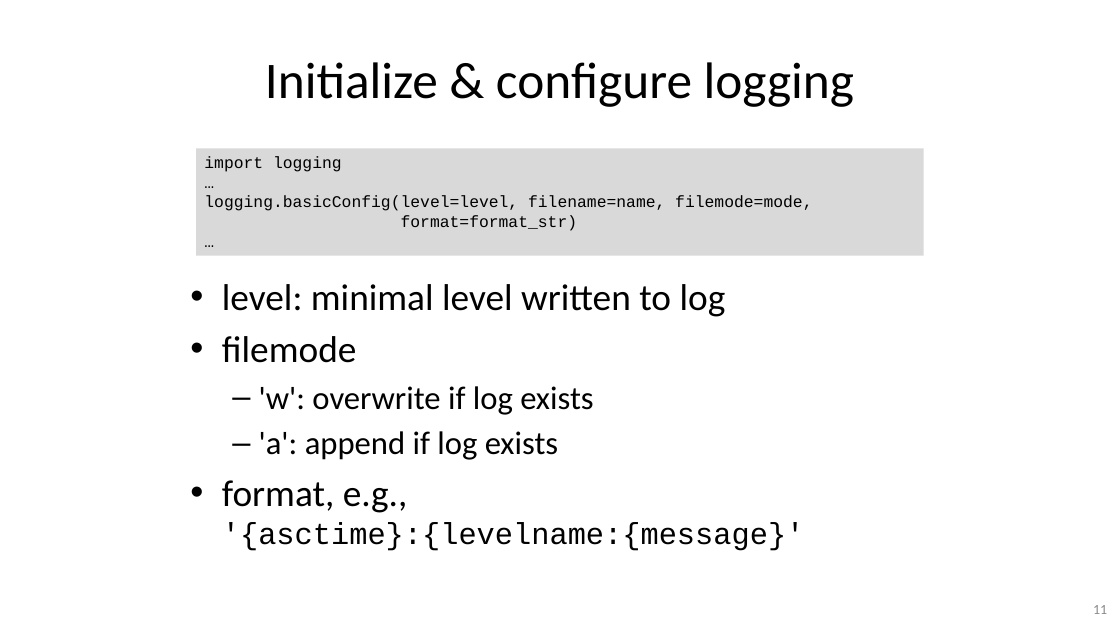
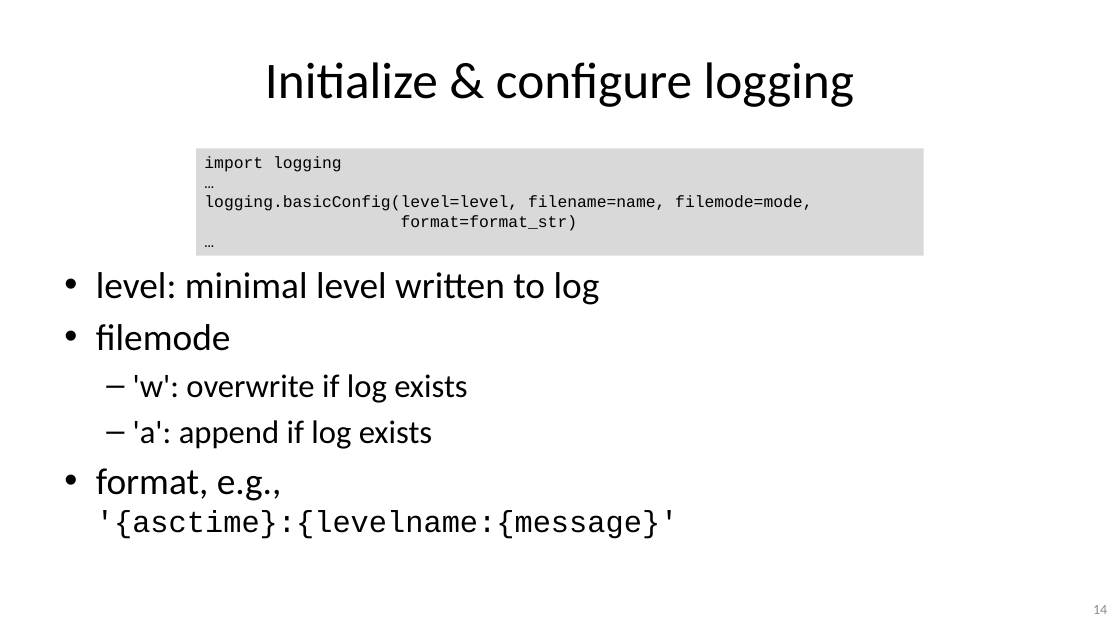
Before and after one commit to gjbex/Python-for-systems-programming, a slide deck: slide 14 of python_for_systems_programming.pptx (slide 11 before the commit). Drawn at 1120x630 pixels with LibreOffice and Linux fonts; fonts in the diff are those of the drawing. Boxes give left, top, right and bottom in pixels: in the first picture for what was removed or moved away, otherwise in the second. Text is boxed around its words. In the diff, an @@ line names an element or a change of style, - is before the commit and + after.

```diff
--- a/python_for_systems_programming.pptx
+++ b/python_for_systems_programming.pptx
@@ text "level: minimal level written to ...": place and size @@
-text "level: minimal level written to ..." at bbox=[222, 284, 805, 551]
+text "level: minimal level written to ..." at bbox=[96, 272, 679, 539]
@@ page number at bbox=[1093, 605, 1107, 614]: text changed @@
-11
+14
```
Also in this commit, not shown: 6 other slides changed, 3 slides added.
